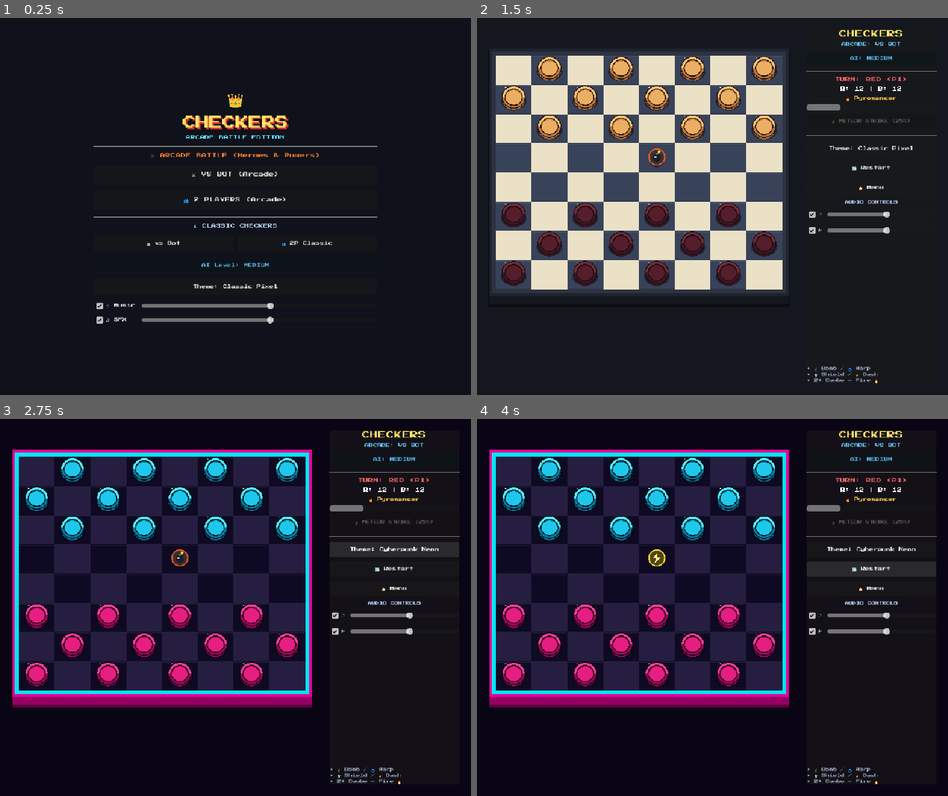
Above: before the commit, frames 1-4 (two rows, left to right).
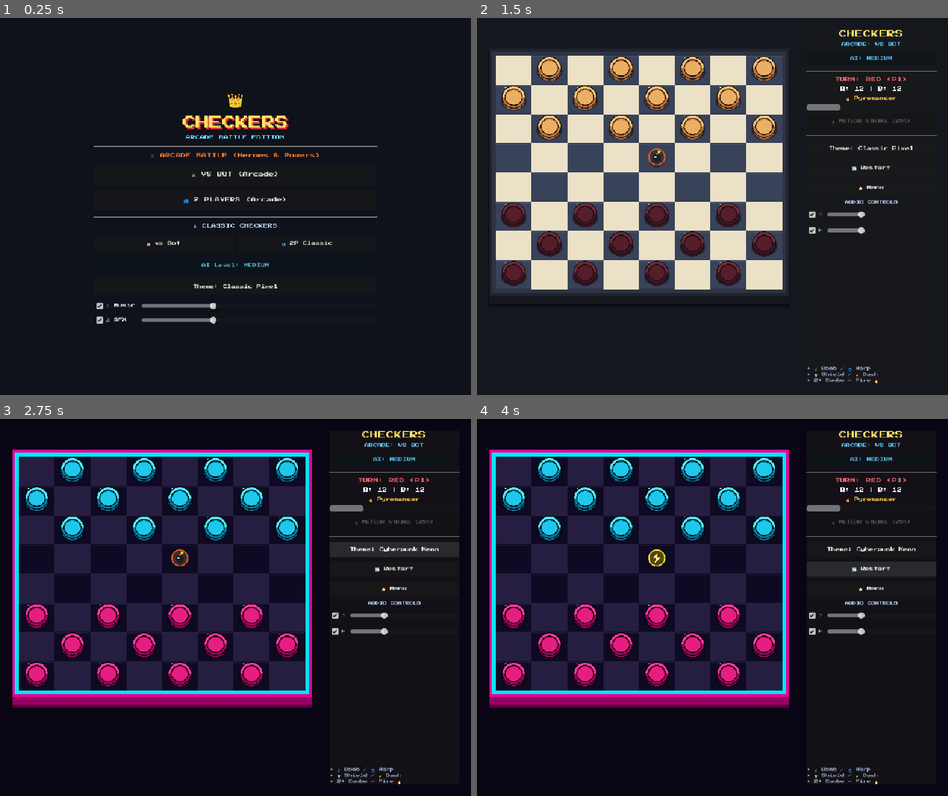
Above: after the commit, the same moments.

Repository: sylasjr/arcade-battle-checkers
Game: Godot game, scene res://scenes/Main.tscn
Two runs of this game, one before a commit and one after it. Both use one fixed random seed, a clock stepped at 60 frames per second and the inputs below. Sound files missing from this copy of the repository are replaced by a short silence.
Inputs:
- Up to frame 1 (0.25 s): no input
- Up to frame 2 (1.5 s): click "⚔️ VS BOT (Arcade)" at 0.5 s; click "🔥 PYROMANCER Ult: METEOR Obli…" at 1.25 s
- Up to frame 3 (2.75 s): click "Theme: Classic Pixel" at 2 s
- Up to frame 4 (4 s): click "🔄 Restart" at 2.75 s; click "🔄 Restart" at 3.5 s

The runs differ from the first frame. In frame 1, 0.3% of the frame differs, in the area x 44-59%, y 75-82%; in frame 2, 0.2%; in frame 3, 0.2%; in frame 4, 0.2%.

Commit message:
feat: halve master default audio gain and slider volume to 0.28 for comfortable quiet startup

Diff:
--- a/scenes/Menu.tscn
+++ b/scenes/Menu.tscn
@@ -159,7 +159,7 @@
 size_flags_vertical = 4
 max_value = 1.0
 step = 0.05
-value = 0.55
+value = 0.28
 
 [node name="SfxRow" type="HBoxContainer" parent="VBoxContainer/AudioBox"]
 layout_mode = 2
@@ -179,4 +179,4 @@
 size_flags_vertical = 4
 max_value = 1.0
 step = 0.05
-value = 0.55
+value = 0.28
--- a/scenes/UI.tscn
+++ b/scenes/UI.tscn
@@ -145,7 +145,7 @@
 size_flags_vertical = 4
 max_value = 1.0
 step = 0.05
-value = 0.55
+value = 0.28
 
 [node name="SfxBox" type="HBoxContainer" parent="Panel/VBoxContainer"]
 layout_mode = 2
@@ -165,7 +165,7 @@
 size_flags_vertical = 4
 max_value = 1.0
 step = 0.05
-value = 0.55
+value = 0.28
 
 [node name="RulesTip" type="Label" parent="Panel/VBoxContainer"]
 layout_mode = 2
--- a/scripts/AudioManager.gd
+++ b/scripts/AudioManager.gd
@@ -5,8 +5,8 @@
 var music_stream: AudioStream = null
 var is_music_muted: bool = false
 var is_sfx_muted: bool = false
-var music_volume: float = 0.55 # Reduced by 30% from 0.8 default
-var sfx_volume: float = 0.55   # Reduced by 30% from 0.8 default
+var music_volume: float = 0.28 # Halved from 0.55
+var sfx_volume: float = 0.28   # Halved from 0.55
 
 # SFX Streams
 var sfx_select: AudioStreamWAV
@@ -65,8 +65,8 @@
 	if is_music_muted or music_volume <= 0.001:
 		music_player.volume_db = -80.0
 	else:
-		# Convert linear 0.0-1.0 to dB scale (-35 dB to +2 dB)
-		music_player.volume_db = linear_to_db(music_volume) - 4.0
+		# Convert linear 0.0-1.0 to dB scale with comfortable soft master mix
+		music_player.volume_db = linear_to_db(music_volume) - 6.0
 
 func toggle_music(enabled: bool) -> void:
 	is_music_muted = !enabled
--- a/scripts/Menu.gd
+++ b/scripts/Menu.gd
@@ -57,7 +57,7 @@
 	if theme_btn:
 		theme_btn.text = "Theme: " + theme_name
 
-func set_audio_states(music_on: bool, sfx_on: bool, music_vol: float = 0.55, sfx_vol: float = 0.55) -> void:
+func set_audio_states(music_on: bool, sfx_on: bool, music_vol: float = 0.28, sfx_vol: float = 0.28) -> void:
 	if music_check:
 		music_check.button_pressed = music_on
 	if sfx_check:
--- a/scripts/UI.gd
+++ b/scripts/UI.gd
@@ -137,7 +137,7 @@
 func _on_sfx_toggled(button_pressed: bool) -> void:
 	emit_signal("sfx_toggled", button_pressed)
 
-func sync_audio_ui(music_on: bool, sfx_on: bool, music_vol: float = 0.55, sfx_vol: float = 0.55) -> void:
+func sync_audio_ui(music_on: bool, sfx_on: bool, music_vol: float = 0.28, sfx_vol: float = 0.28) -> void:
 	if music_check:
 		music_check.button_pressed = music_on
 	if sfx_check:
